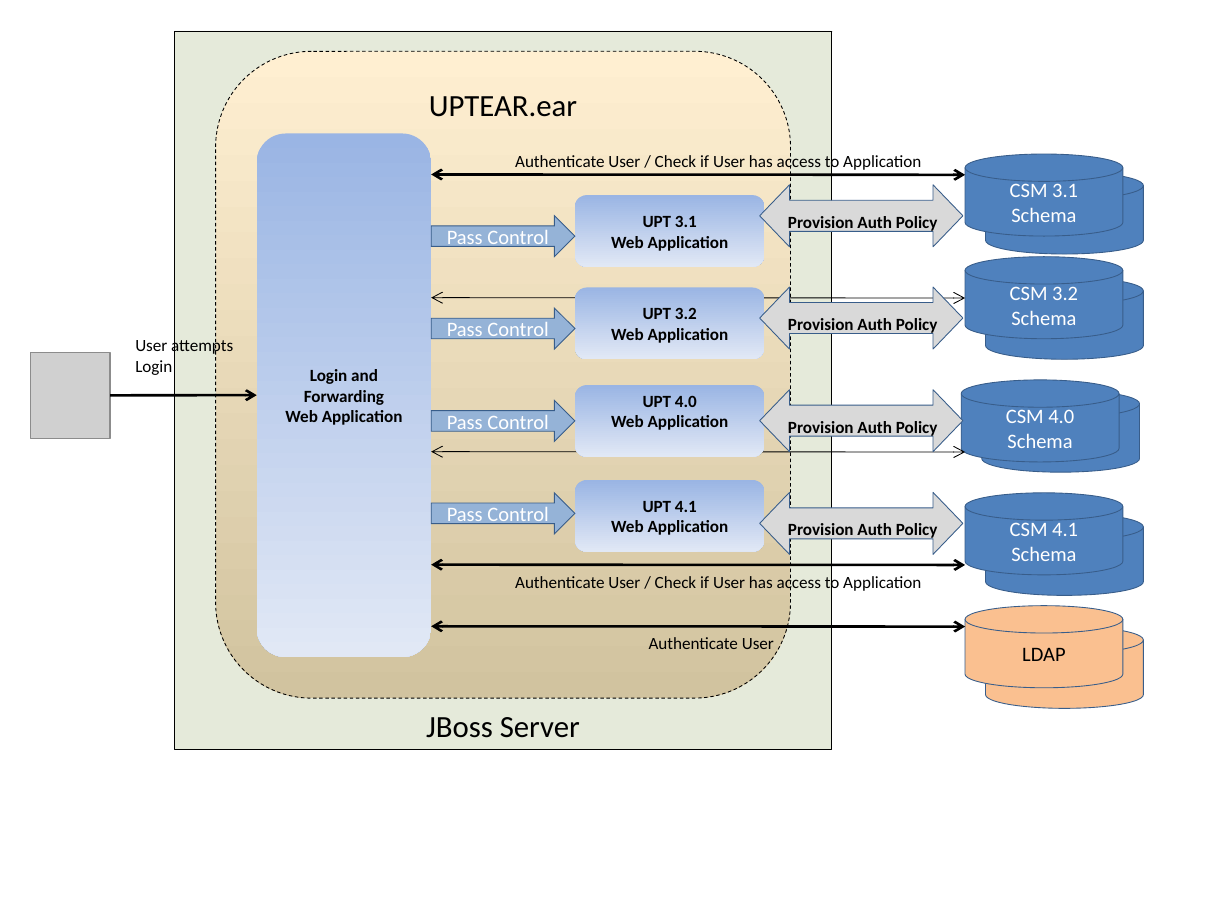
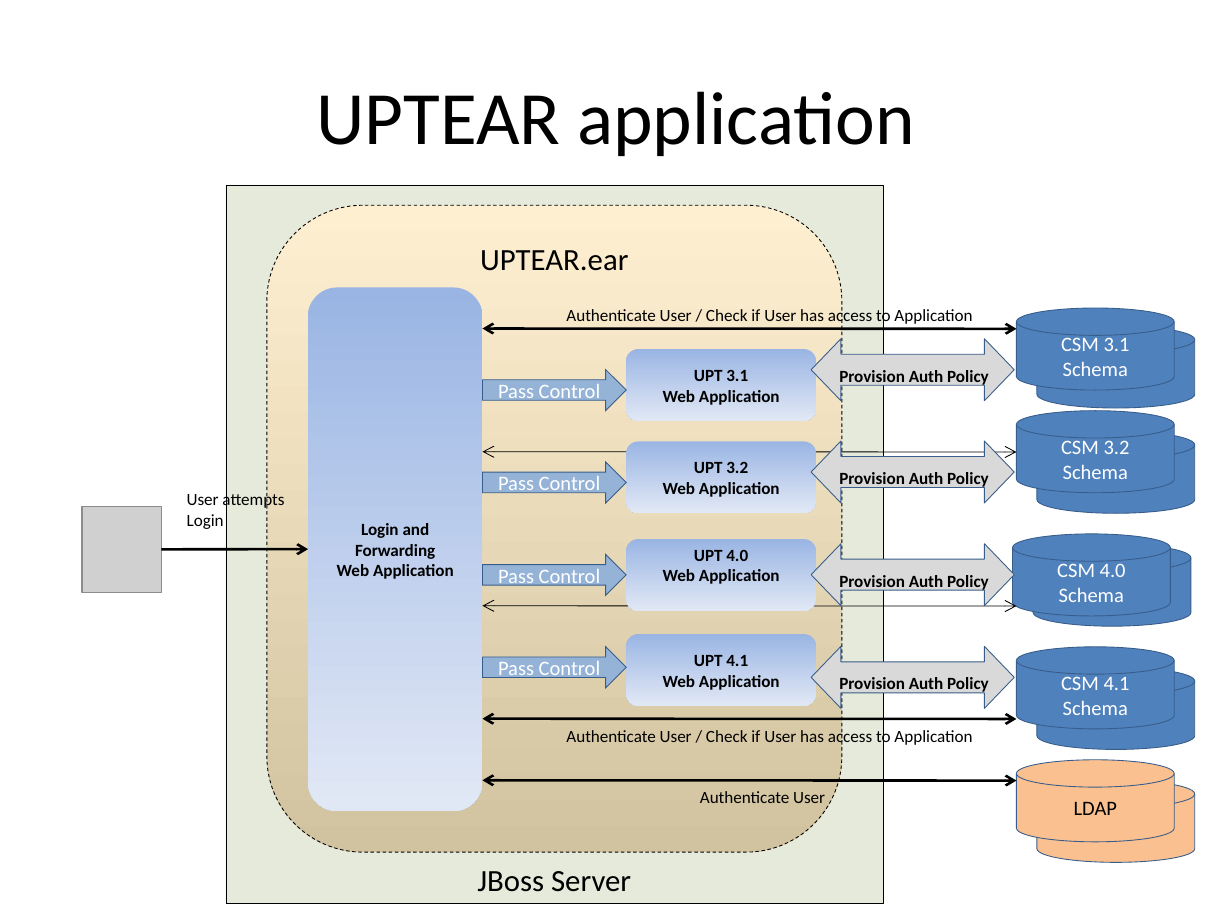
Before and after one commit to CBIIT/common-security-module-docs, a slide deck: slide 6 of CSM 4.2/Development/Design/Diagrams.ppt (slide 1 before the commit). Drawn at 1232x924 pixels with LibreOffice and Linux fonts; fonts in the diff are those of the drawing; grey boxes stand for pictures. Boxes give left, top, right and bottom in pixels: in the first picture for what was removed or moved away, otherwise in the second. Text is boxed around its words. In the diff, an @@ line names an element or a change of style, - is before the commit and + after.

```diff
--- a/CSM 4.2/Development/Design/Diagrams.ppt
+++ b/CSM 4.2/Development/Design/Diagrams.ppt
@@ title added at (316,91,914,156), 44 pt, text #000000 @@
+UPTEAR application
@@ double arrow moved from (431, 298) - (965, 298) to (483, 329) - (1016, 329) @@
@@ double arrow (483, 329) - (1016, 329): stroke #000000 0.51 pt to #000000 1.5 pt @@
@@ left right arrow: place and size @@
-left right arrow at (760,389,963,451)
+left right arrow at (811,339,1014,400)
@@ right arrow "Pass Control": place and size @@
-right arrow "Pass Control" at (431,400,575,441)
+right arrow "Pass Control" at (483,370,627,410)
@@ cylinder: place and size @@
-cylinder at (982,391,1140,473)
+cylinder at (1037,431,1195,514)
@@ right arrow "Pass Control": place and size @@
-right arrow "Pass Control" at (431,493,575,533)
+right arrow "Pass Control" at (483,462,627,503)
@@ double arrow moved from (431, 452) - (965, 452) to (483, 452) - (1016, 452) @@
@@ 6 cylinders, 4 texts, 4 rounded rectangles, 2 freeform shapes, 1 rectangle, 1 picture, 1 left right arrow, 1 arrow: place and size @@
-6 cylinders, 4 texts, 4 rounded rectangles, 2 freeform shapes, 1 rectangle, 1 picture, 1 left right arrow, 1 arrow at (31,31,1143,749)
+6 cylinders, 4 texts, 4 rounded rectangles, 2 freeform shapes, 1 rectangle, 1 picture, 1 left right arrow, 1 arrow at (83,185,1195,903)
@@ right arrow "Pass Control": place and size @@
-right arrow "Pass Control" at (431,216,575,256)
+right arrow "Pass Control" at (483,554,627,595)
@@ 3 texts, 1 cylinder, 1 left right arrow: place and size @@
-3 texts, 1 cylinder, 1 left right arrow at (760,277,1143,554)
+3 texts, 1 cylinder, 1 left right arrow at (811,326,1195,605)
@@ cylinder: place and size @@
-cylinder at (986,514,1143,596)
+cylinder at (1034,545,1191,627)
@@ double arrow moved from (431, 564) - (965, 565) to (483, 606) - (1016, 606) @@
@@ double arrow (483, 606) - (1016, 606): stroke #000000 1.5 pt to #000000 0.51 pt @@
@@ right arrow "Pass Control": place and size @@
-right arrow "Pass Control" at (431,308,575,349)
+right arrow "Pass Control" at (483,647,627,687)
@@ left right arrow: place and size @@
-left right arrow at (760,185,963,246)
+left right arrow at (811,647,1014,708)
@@ proportions changed in 3 elements at (811,543,1014,605), (811,441,1014,503), (811,647,1014,708) @@
@@ text "Provision Auth Policy": place and size @@
-text "Provision Auth Policy" at (788,216,938,233)
+text "Provision Auth Policy" at (839,677,989,695)
@@ cylinder: place and size @@
-cylinder at (986,172,1143,255)
+cylinder at (1037,668,1195,750)
@@ double arrow moved from (431, 626) - (965, 627) to (483, 718) - (1016, 719) @@
@@ double arrow moved from (431, 175) - (965, 175) to (483, 780) - (1016, 781) @@
```
Also in this commit, not shown: 3 other slides changed, 8 slides added.
